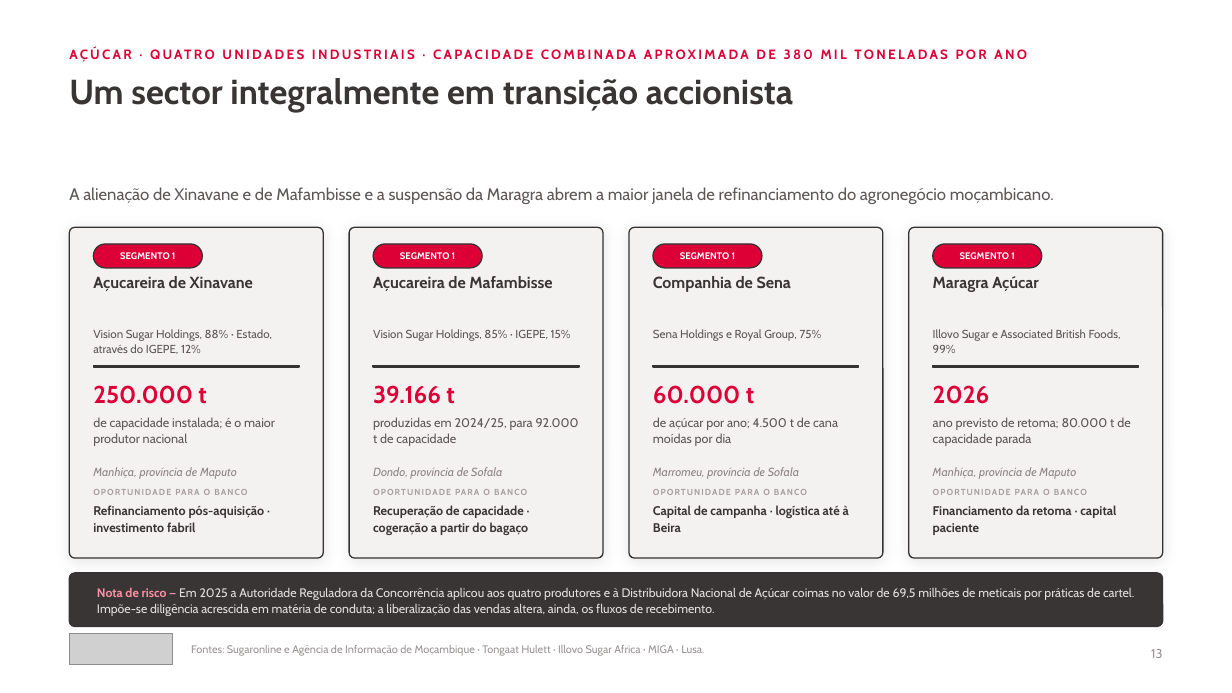
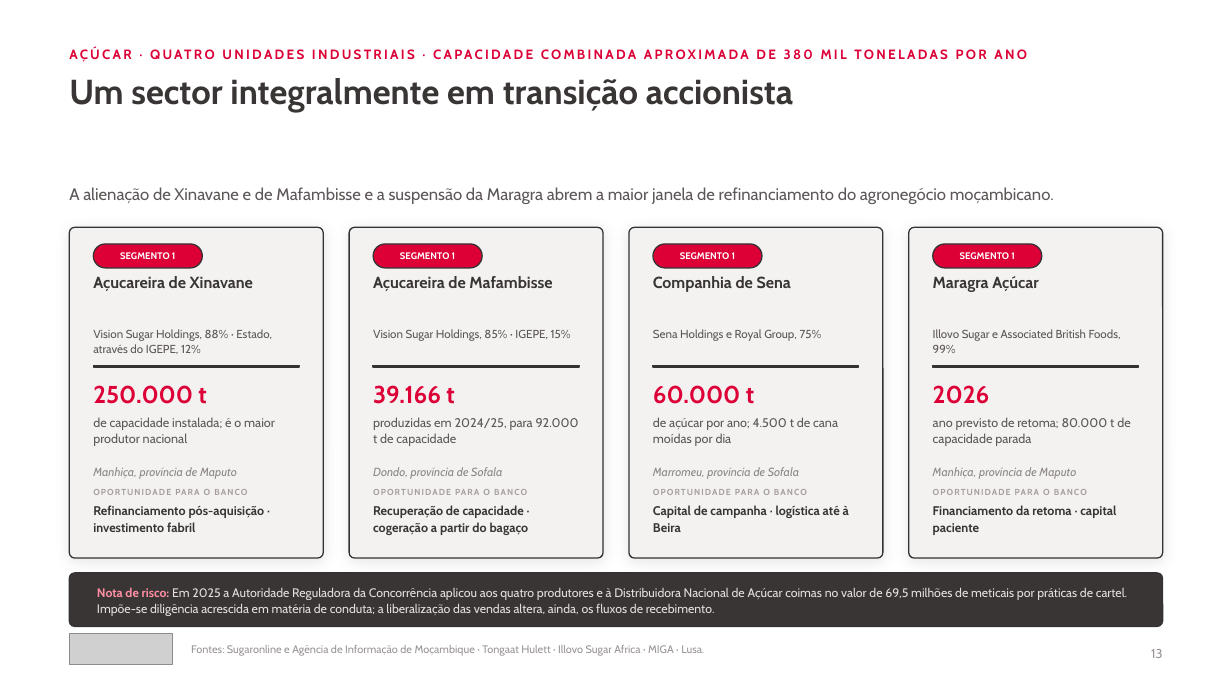
Before and after one commit to timoteomirolejr-hue/momo, a slide deck: slide 13 of cvp-agronegocios/CVP_Agronegocios_Absa_Mocambique_2026.pptx. Drawn at 1232x693 pixels with LibreOffice and Linux fonts; fonts in the diff are those of the drawing; grey boxes stand for pictures. Boxes give left, top, right and bottom in pixels: in the first picture for what was removed or moved away, otherwise in the second. Text is boxed around its words. In the diff, an @@ line names an element or a change of style, - is before the commit and + after.

```diff
--- a/cvp-agronegocios/CVP_Agronegocios_Absa_Mocambique_2026.pptx
+++ b/cvp-agronegocios/CVP_Agronegocios_Absa_Mocambique_2026.pptx
@@ text at [97,587,1127,616]: text changed @@
-Nota de risco — Em 2025 a Autoridade Reguladora da Concorrência aplicou aos quatro produtores e à Distribuidora Nacional de Açúcar coimas no valor de 69,5 milhões de meticais por práticas de cartel. Impõe-se diligência acrescida em matéria de conduta; a liberalização das vendas altera, ainda, os fluxos de recebimento.
+Nota de risco: Em 2025 a Autoridade Reguladora da Concorrência aplicou aos quatro produtores e à Distribuidora Nacional de Açúcar coimas no valor de 69,5 milhões de meticais por práticas de cartel. Impõe-se diligência acrescida em matéria de conduta; a liberalização das vendas altera, ainda, os fluxos de recebimento.
```
Also in this commit, not shown: 7 other slides changed, 1 other file.
